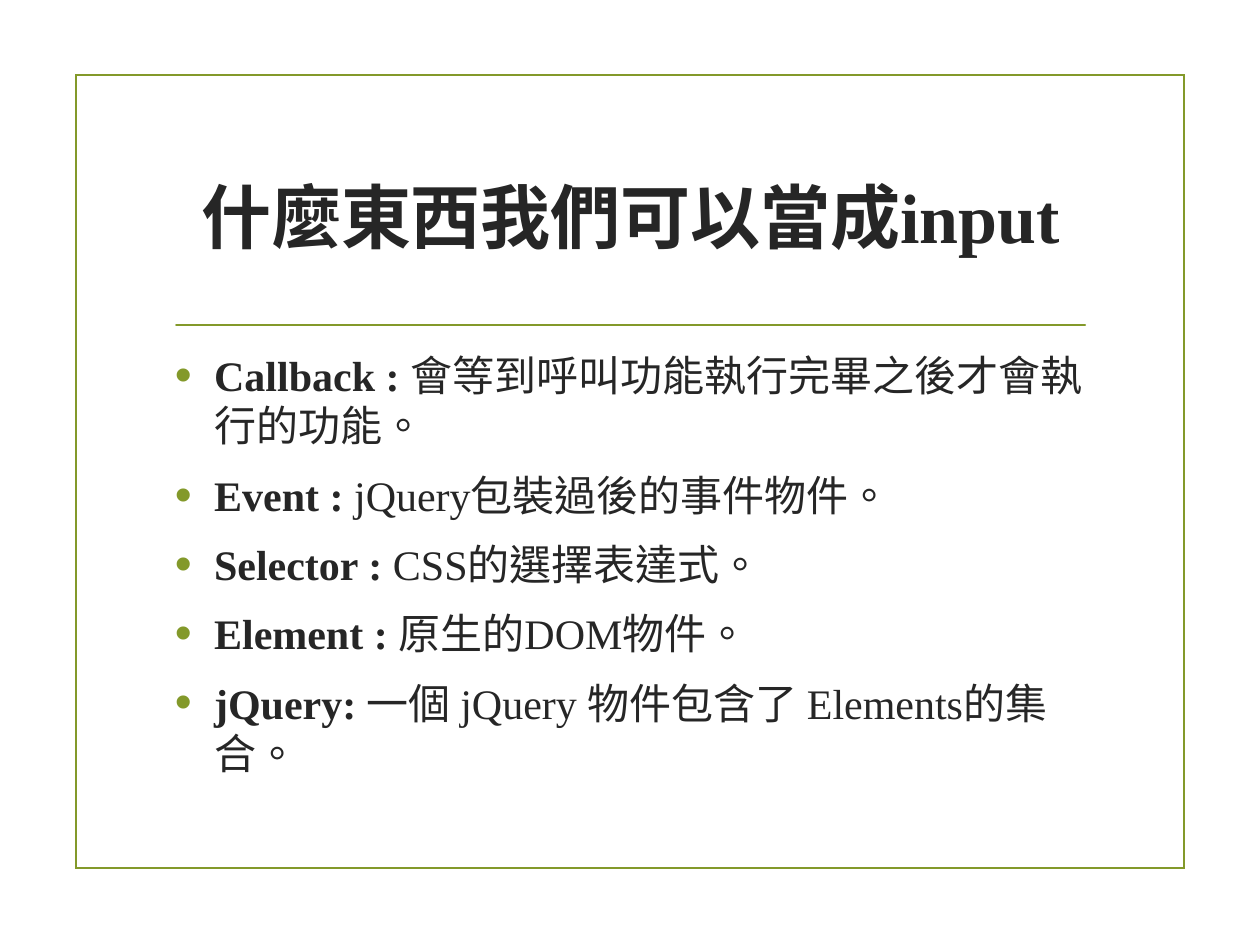
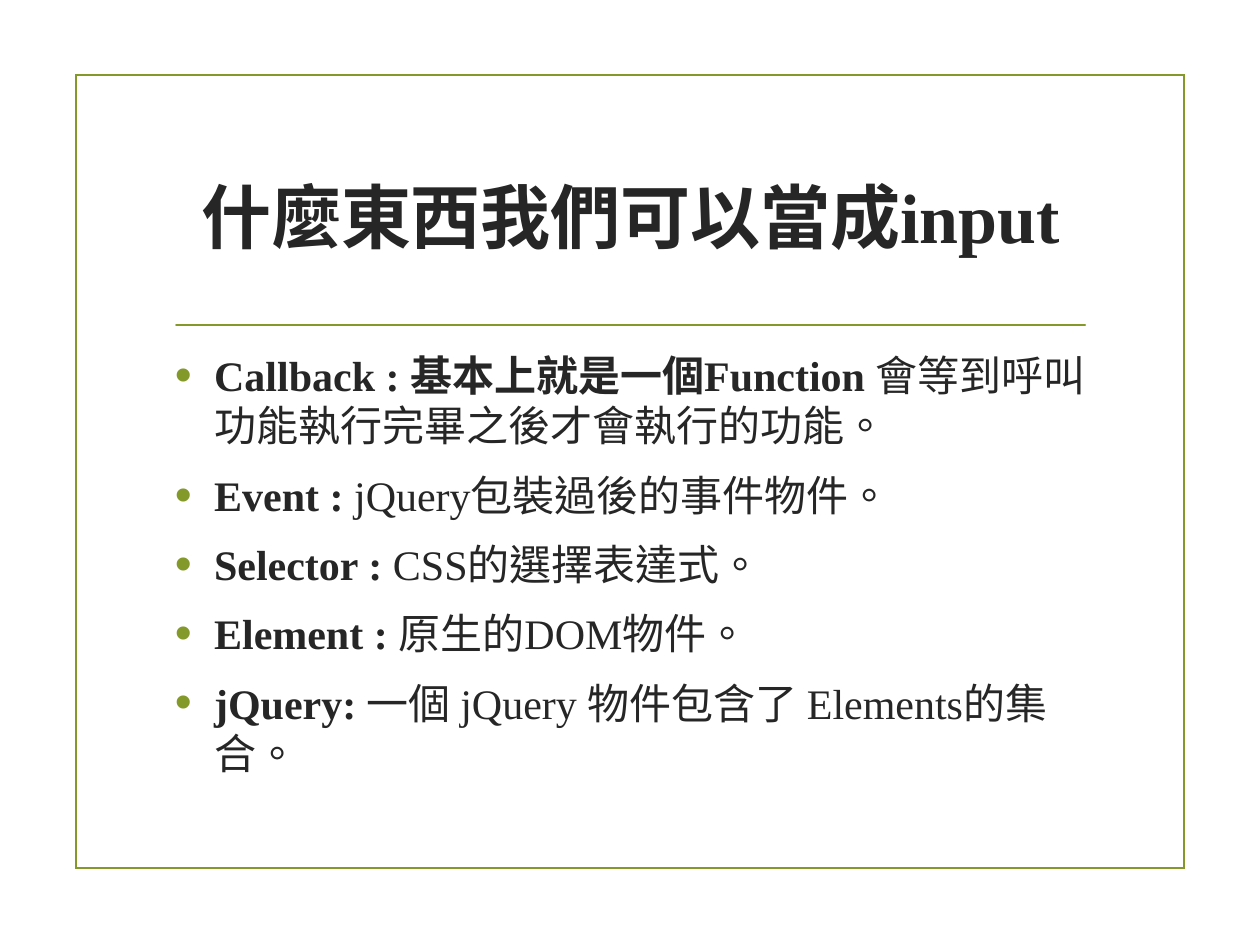
Before and after one commit to alexchen7022/JavaScriptStudyMaterial, a slide deck: slide 22 of 4_Jquery.pptx. Drawn at 1260x945 pixels with LibreOffice and Linux fonts; fonts in the diff are those of the drawing; background and template pictures are left out. Boxes give left, top, right and bottom in pixels: in the first picture for what was removed or moved away, otherwise in the second. Text is boxed around its words. In the diff, an @@ line names an element or a change of style, - is before the commit and + after.

```diff
--- a/4_Jquery.pptx
+++ b/4_Jquery.pptx
@@ text at [214, 355, 1086, 445]: text changed; bold on @@
-• Callback : 會等到呼叫功能執行完畢之後才會執行的功能。
+• Callback : 基本上就是一個Function 會等到呼叫功能執行完畢之後才會執行的功能。
```
Also in this commit, not shown: 10 other slides changed, 13 slides added, 1 slide removed.
